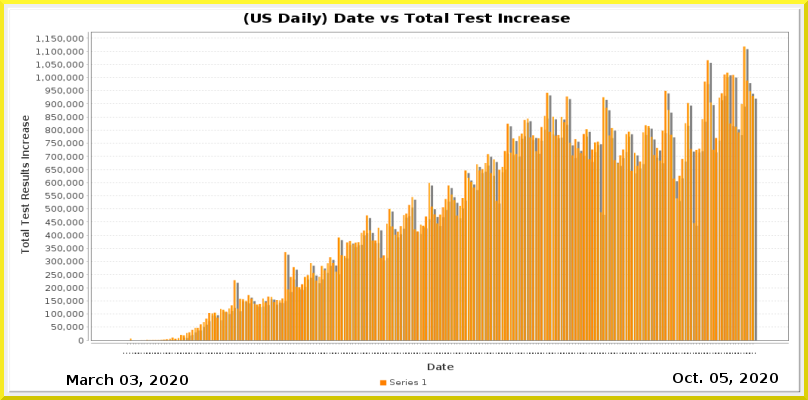
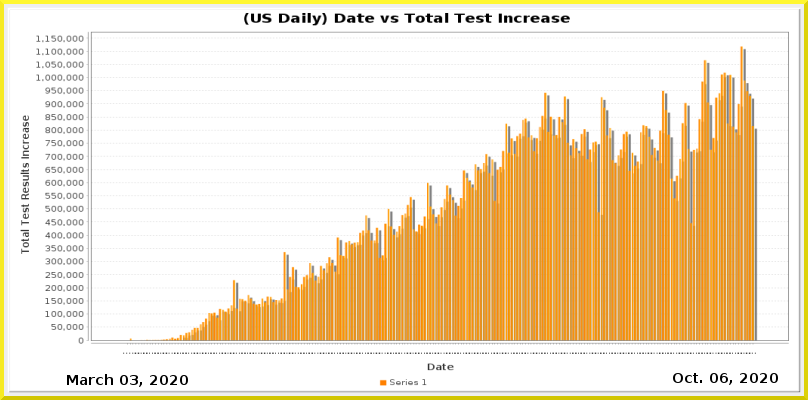
Layer changes from the first (808, 400) image to the second:
painted on "Current Date" over [720, 373, 728, 383]
painted on "Date_vs_TestIncrease.png" over [132, 46, 758, 354]
